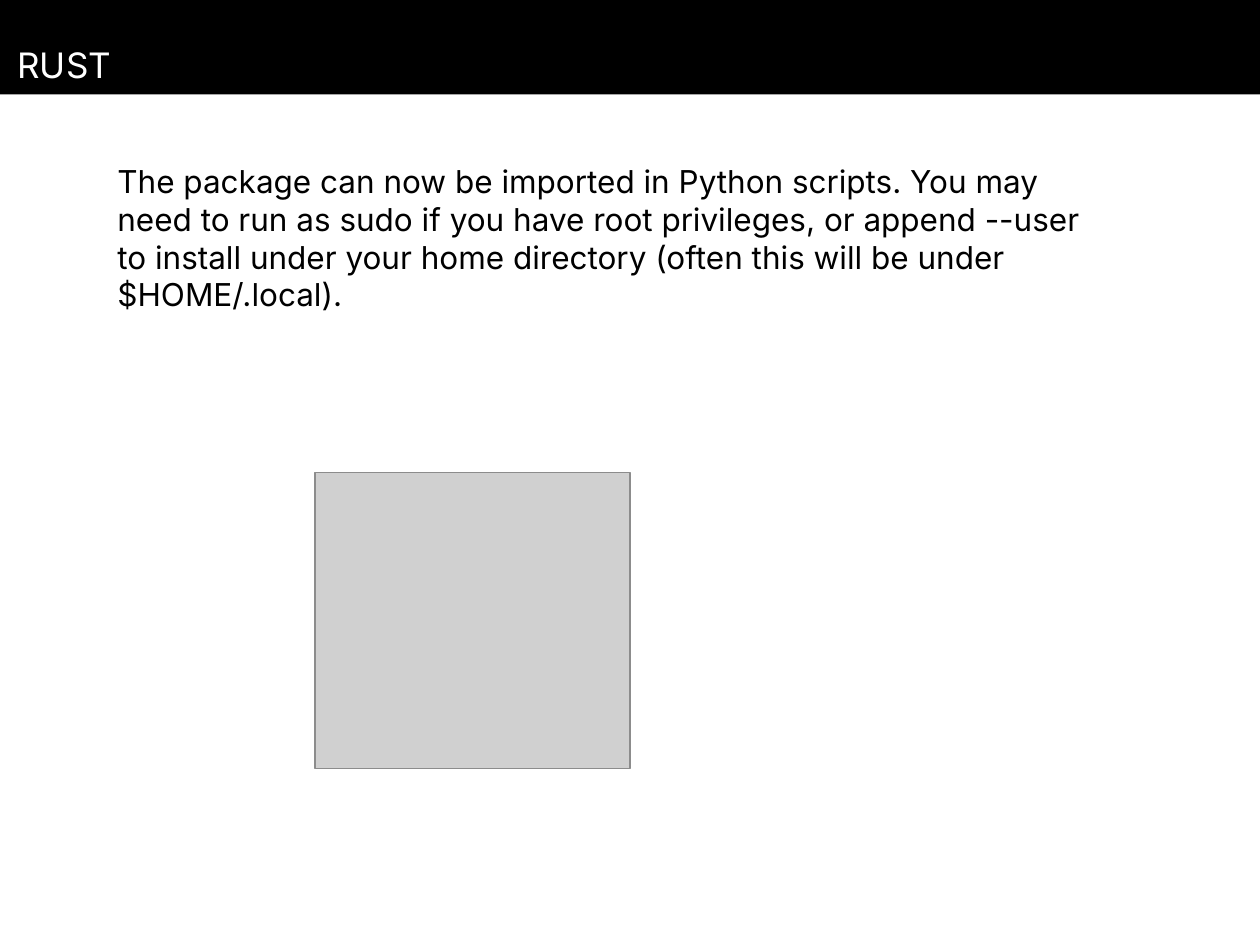
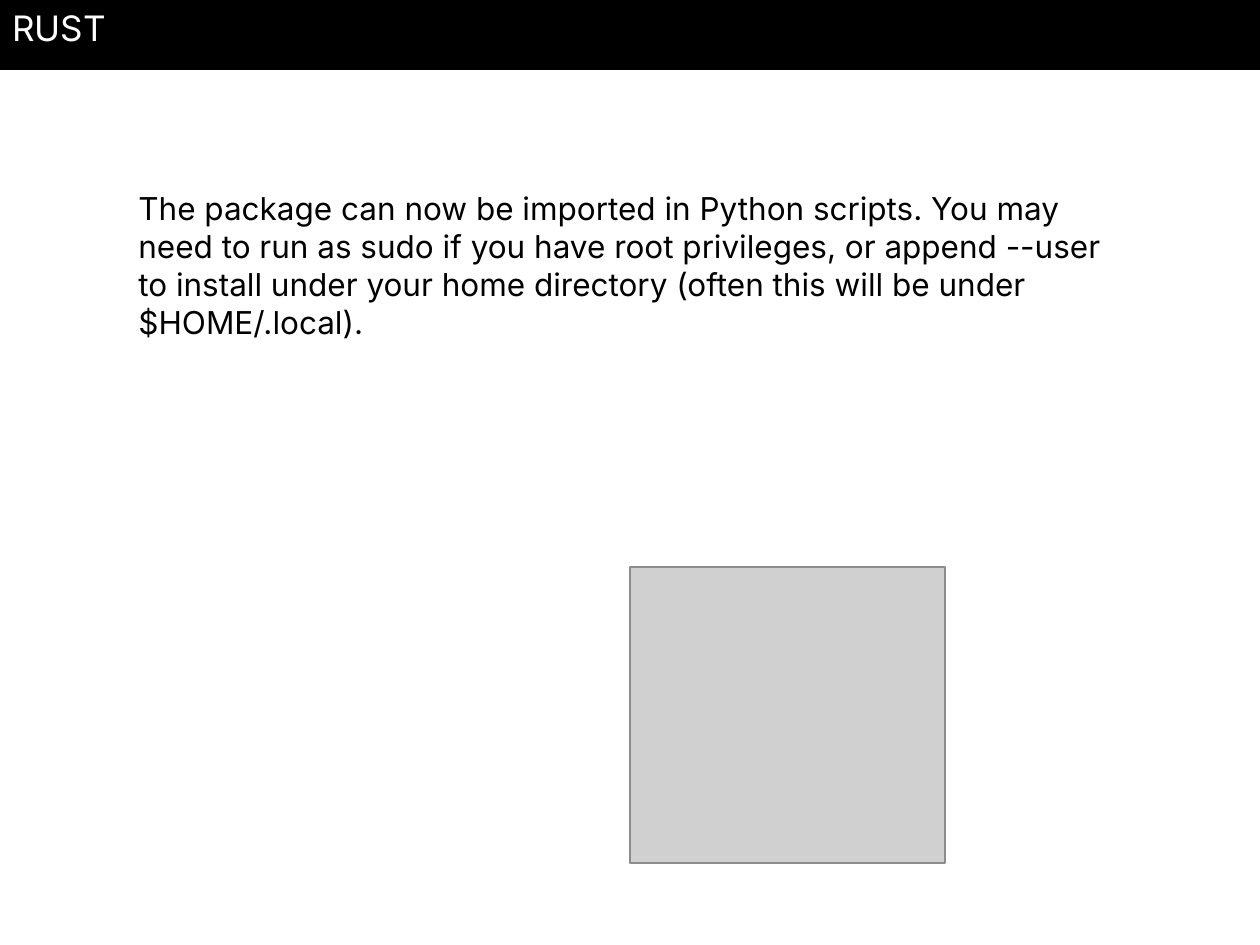
Before and after one commit to Brendan8899/pdfTopptx, a slide deck: slide 3 of output.pptx. Drawn at 1260x945 pixels with LibreOffice and Linux fonts; fonts in the diff are those of the drawing; grey boxes stand for pictures. Boxes give left, top, right and bottom in pixels: in the first picture for what was removed or moved away, otherwise in the second. Text is boxed around its words. In the diff, an @@ line names an element or a change of style, - is before the commit and + after.

```diff
--- a/output.pptx
+++ b/output.pptx
@@ rectangle "RUST": place and size @@
-rectangle "RUST" at [0, 0, 1260, 94]
+rectangle "RUST" at [0, 0, 1260, 71]
@@ text "The package can now be ...": place and size @@
-text "The package can now be ..." at [117, 169, 1079, 311]
+text "The package can now be ..." at [138, 196, 1100, 339]
@@ picture: place and size @@
-picture at [315, 472, 630, 769]
+picture at [630, 567, 945, 863]
```
Also in this commit, not shown: 3 other slides changed, 2 other files.
